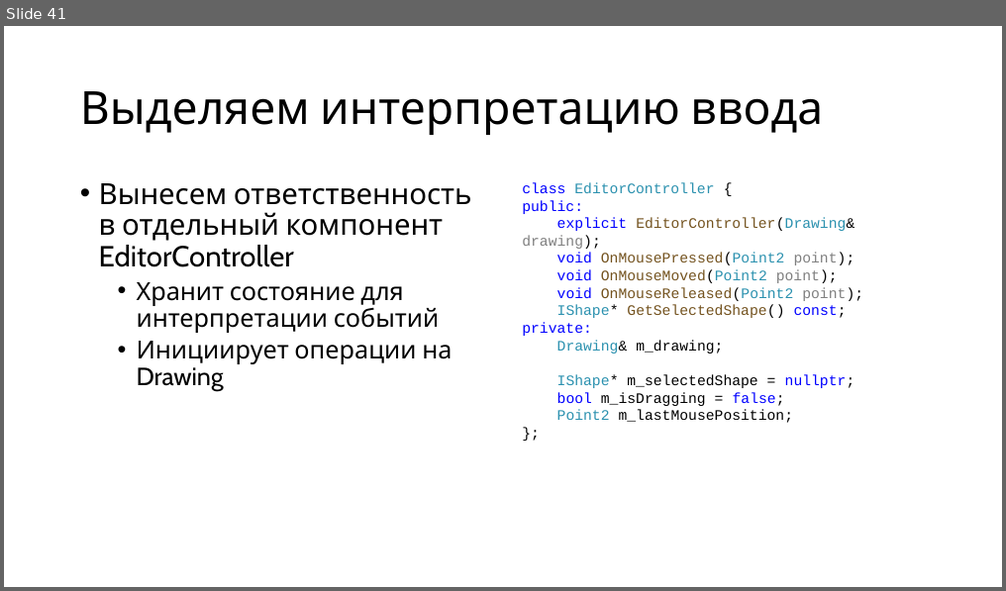
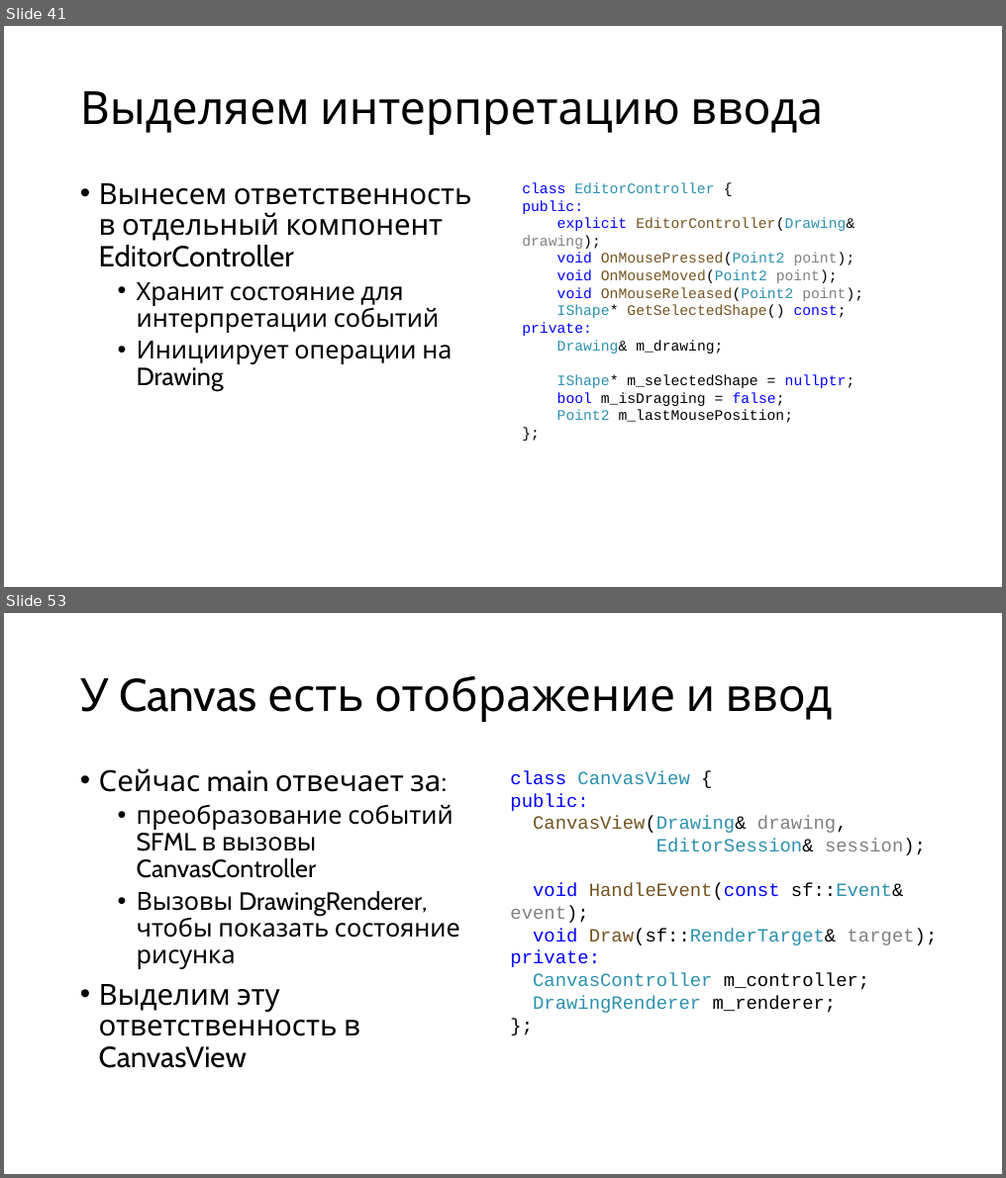
Before and after one commit to alexey-malov/ood, a slide deck: lectures/new/03. gui-app-design/gui-app-design.pptx. Shown one above the other, each under a label of ours: slide 41 before the commit, slides 41 and 53 after it; the slides between them are not shown. The pictures are 1006x591 and 1006x1178 pixels, drawn with LibreOffice and Linux fonts; fonts in the diff are those of the drawing. Boxes give left, top, right and bottom in pixels: in the first picture for what was removed or moved away, otherwise in the second. Text is boxed around its words. In the diff, an @@ line names an element or a change of style, - is before the commit and + after.

```diff
--- a/lectures/new/03. gui-app-design/gui-app-design.pptx
+++ b/lectures/new/03. gui-app-design/gui-app-design.pptx
@@ slide 53 added at <box>4,613,1002,1174</box>, background #FFFFFF @@
@@ title added at <box>80,675,833,722</box>, 44 pt, text #000000 @@
+У Canvas есть отображение и ввод
@@ text added at <box>99,768,460,1068</box>, 24 pt, text #000000 @@
+• Сейчас main отвечает за:
+  • преобразование событий SFML в вызовы CanvasController
+  • Вызовы DrawingRenderer, чтобы показать состояние рисунка
+• Выделим эту ответственность в CanvasView
@@ text added at <box>510,771,938,1013</box>, 18 pt, text #2B91AF @@
+class CanvasView {
+public:
+CanvasView(Drawing& drawing,
+EditorSession& session);
+void HandleEvent(const sf::Event& event);
+void Draw(sf::RenderTarget& target);
+private:
+CanvasController m_controller;
+DrawingRenderer m_renderer;
+};
```
Also in this commit, not shown: 2 slides changed, 35 other slides added, 4 slides removed, 6 other files.
